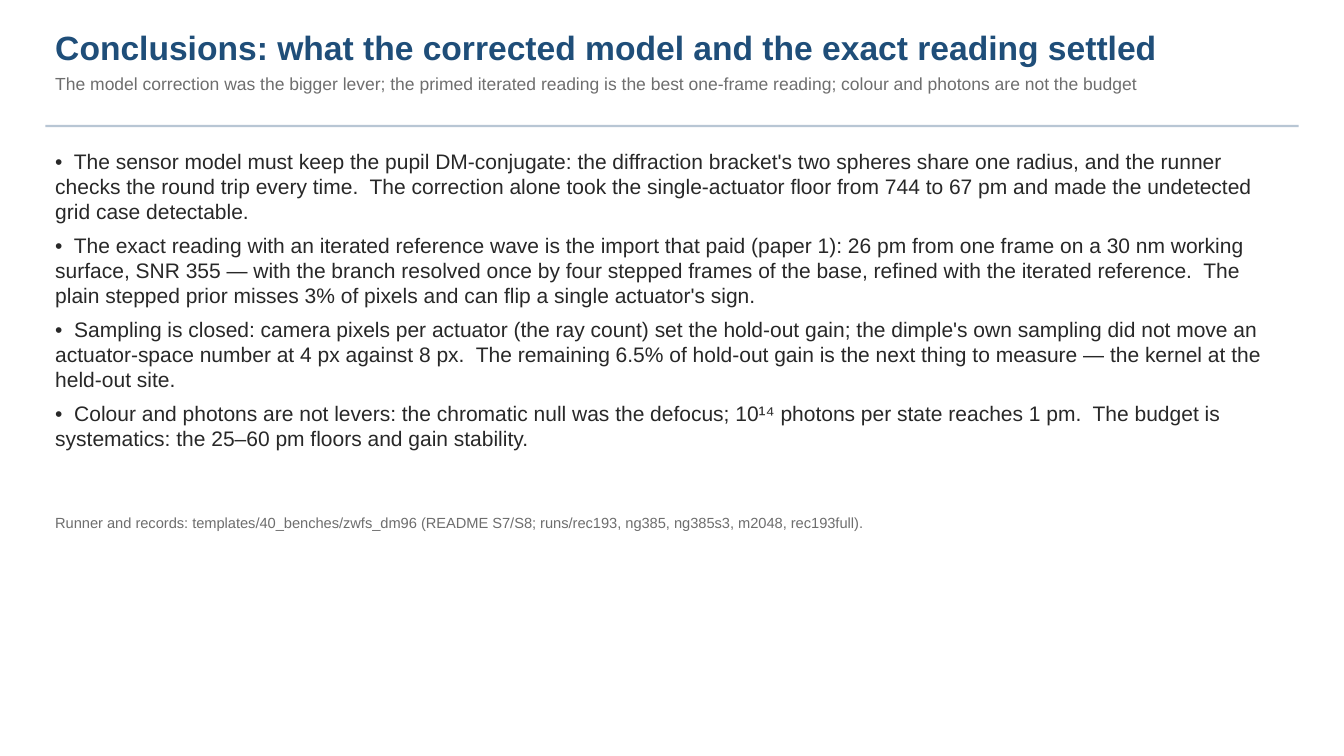
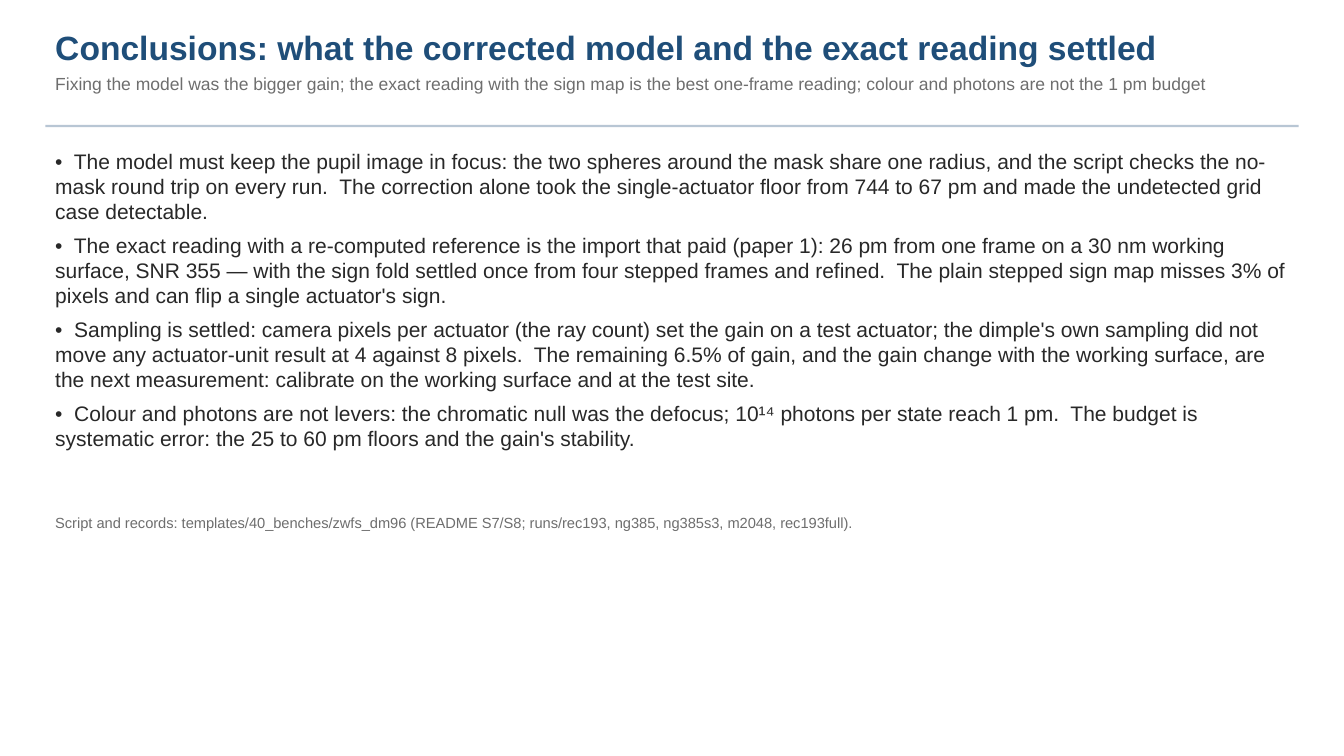
Before and after one commit to nasa-jpl/macos, a slide deck: slide 17 of demo_session/deck_zwfs.pptx (slide 16 before the commit). Drawn at 1344x756 pixels with LibreOffice and Linux fonts; fonts in the diff are those of the drawing. Boxes give left, top, right and bottom in pixels: in the first picture for what was removed or moved away, otherwise in the second. Text is boxed around its words. In the diff, an @@ line names an element or a change of style, - is before the commit and + after.

Commit message:
deck_zwfs fold 3b (Dave's review): plain-words pass on every slide; scoring definitions slide (gain/floor/SNR/working surface/state); range slide states accuracy after calibration and whether calibration can absorb the gain change; photons per state defined; slide refs = pptx numbers

```diff
--- a/demo_session/deck_zwfs.pptx
+++ b/demo_session/deck_zwfs.pptx
@@ text at (x1=55, y1=77, x2=1206, y2=94): text changed @@
-The model correction was the bigger lever; the primed iterated reading is the best one-frame reading; colour and photons are not the budget
+Fixing the model was the bigger gain; the exact reading with the sign map is the best one-frame reading; colour and photons are not the 1 pm budget
@@ text at (x1=55, y1=153, x2=1284, y2=450): text changed @@
-• The sensor model must keep the pupil DM-conjugate: the diffraction bracket's two spheres share one radius, and the runner checks the round trip every time. The correction alone took the single-actuator floor from 744 to 67 pm and made the undetected grid case detectable.
-• The exact reading with an iterated reference wave is the import that paid (paper 1): 26 pm from one frame on a 30 nm working surface, SNR 355 — with the branch resolved once by four stepped frames of the base, refined with the iterated reference. The plain stepped prior misses 3% of pixels and can flip a single actuator's sign.
-• Sampling is closed: camera pixels per actuator (the ray count) set the hold-out gain; the dimple's own sampling did not move an actuator-space number at 4 px against 8 px. The remaining 6.5% of hold-out gain is the next thing to measure — the kernel at the held-out site.
-• Colour and photons are not levers: the chromatic null was the defocus; 10¹⁴ photons per state reaches 1 pm. The budget is systematics: the 25–60 pm floors and gain stability.
+• The model must keep the pupil image in focus: the two spheres around the mask share one radius, and the script checks the no-mask round trip on every run. The correction alone took the single-actuator floor from 744 to 67 pm and made the undetected grid case detectable.
+• The exact reading with a re-computed reference is the import that paid (paper 1): 26 pm from one frame on a 30 nm working surface, SNR 355 — with the sign fold settled once from four stepped frames and refined. The plain stepped sign map misses 3% of pixels and can flip a single actuator's sign.
+• Sampling is settled: camera pixels per actuator (the ray count) set the gain on a test actuator; the dimple's own sampling did not move any actuator-unit result at 4 against 8 pixels. The remaining 6.5% of gain, and the gain change with the working surface, are the next measurement: calibrate on the working surface and at the test site.
+• Colour and photons are not levers: the chromatic null was the defocus; 10¹⁴ photons per state reach 1 pm. The budget is systematic error: the 25 to 60 pm floors and the gain's stability.
@@ text at (x1=55, y1=517, x2=852, y2=531): text changed @@
-Runner and records: templates/40_benches/zwfs_dm96 (README S7/S8; runs/rec193, ng385, ng385s3, m2048, rec193full).
+Script and records: templates/40_benches/zwfs_dm96 (README S7/S8; runs/rec193, ng385, ng385s3, m2048, rec193full).
```
Also in this commit, not shown: 18 other slides changed, 1 slide added, 1 other file.
